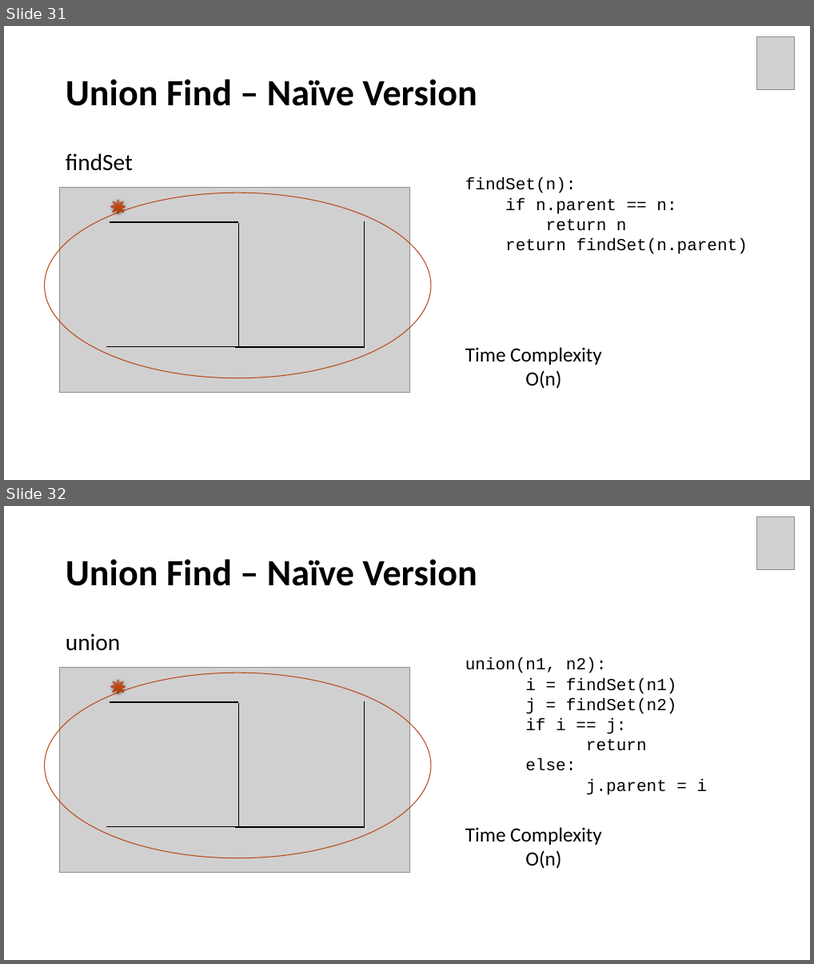
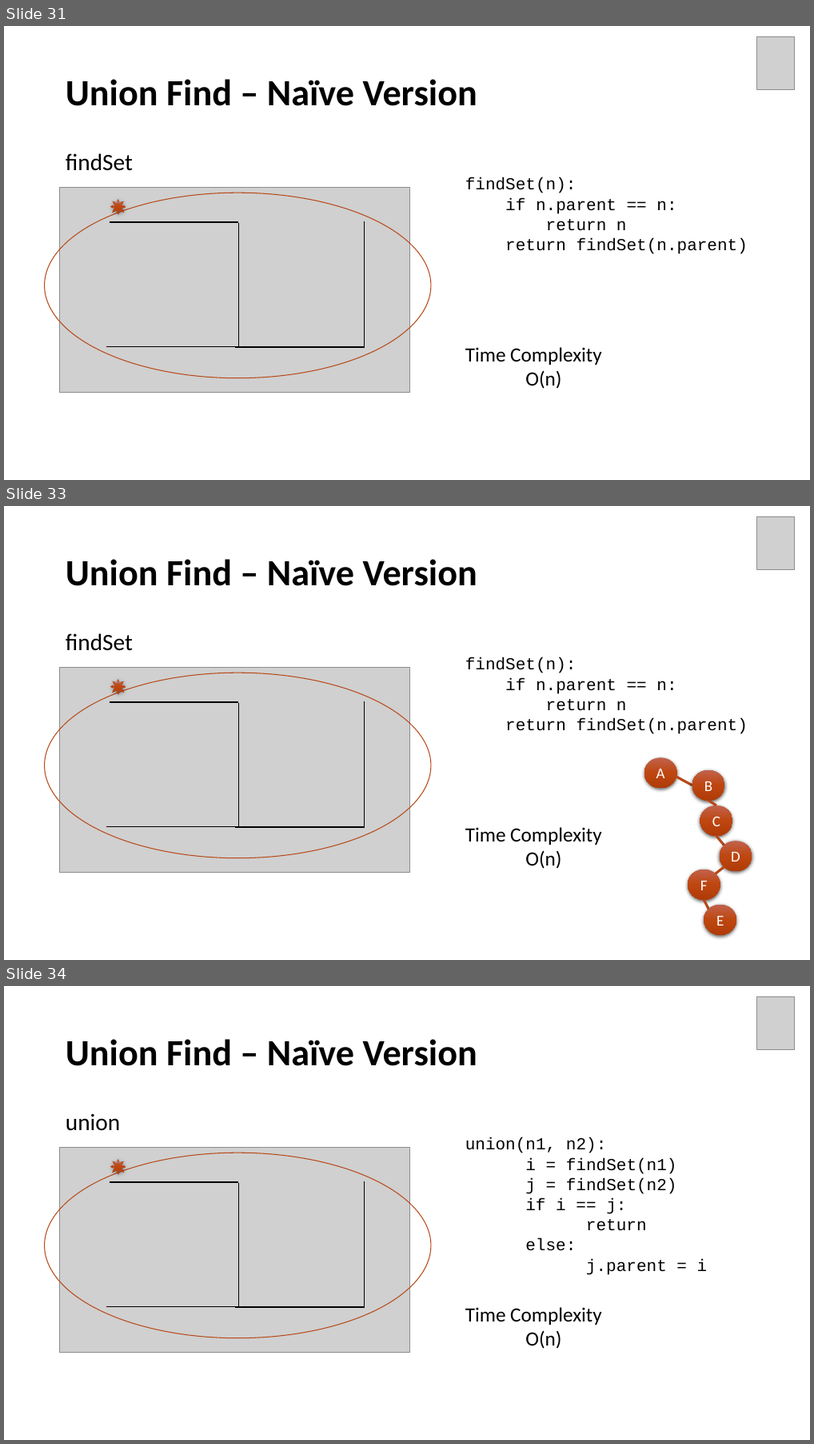
Before and after one commit to Neo-Hao/union-find, a slide deck: slides.pptx. Shown one above the other, each under a label of ours: slides 31 and 32 before the commit, slides 31, 33 and 34 after it; the slides between them are not shown. The pictures are 814x964 and 814x1444 pixels, drawn with LibreOffice and Linux fonts; fonts in the diff are those of the drawing; grey boxes stand for pictures. Boxes give left, top, right and bottom in pixels: in the first picture for what was removed or moved away, otherwise in the second. Text is boxed around its words. In the diff, an @@ line names an element or a change of style, - is before the commit and + after.

```diff
--- a/slides.pptx
+++ b/slides.pptx
@@ slide 33 added at box(4, 506, 810, 960), background #FFFFFF @@
@@ picture added at box(757, 516, 794, 569) @@
@@ title added at box(66, 559, 478, 586), 44 pt, text #000000, bold @@
+Union Find – Naïve Version
@@ text added at box(66, 633, 133, 651), 28 pt, text #000000 @@
+findSet
@@ ellipse added at box(45, 672, 431, 857), outline #B74919 1 pt @@
@@ picture added at box(60, 667, 410, 872) @@
@@ text added at box(466, 657, 748, 734), 20 pt, text #000000 @@
+findSet(n):
+if n.parent == n:
+return n
+return findSet(n.parent)
@@ sun added at box(110, 679, 126, 694), fill gradient #C2634D to #BF4611 to #B13B08 @@
@@ group added at box(645, 758, 752, 934): 6 ellipses, 5 lines @@
+A
+B
+C
+D
+F
+E
@@ group added at box(106, 701, 365, 828): 5 lines @@
@@ text added at box(466, 827, 602, 868), 24 pt, text #000000 @@
+Time Complexity
+O(n)
@@ what was slide 32 is now slide 34 @@
```
Also in this commit, not shown: 10 slides changed, 1 other slide added, 4 other files.
